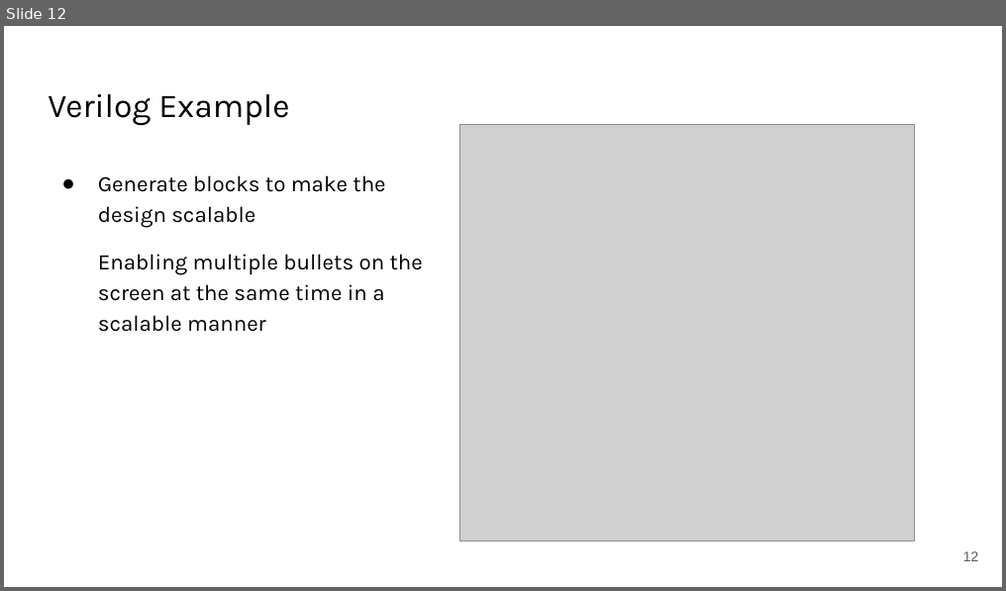
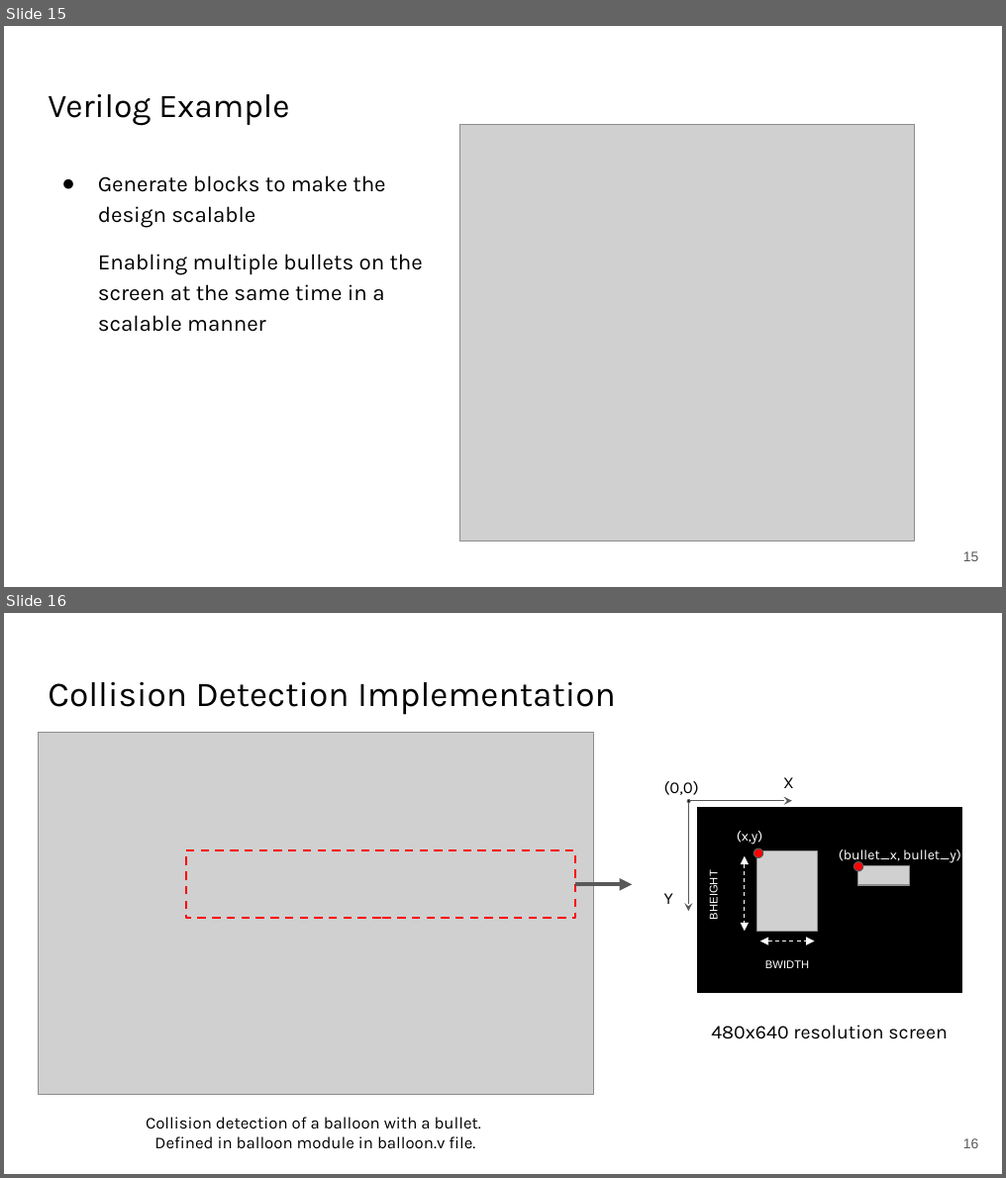
Before and after one commit to sammy17/bombs-n-balloons, a slide deck: Fried Chips_EC551_Final Project.pptx. Shown one above the other, each under a label of ours: slide 12 before the commit, slides 15 and 16 after it. The pictures are 1006x591 and 1006x1178 pixels, drawn with LibreOffice and Linux fonts; fonts in the diff are those of the drawing; grey boxes stand for pictures. Boxes give left, top, right and bottom in pixels: in the first picture for what was removed or moved away, otherwise in the second. Text is boxed around its words. In the diff, an @@ line names an element or a change of style, - is before the commit and + after.

```diff
--- a/Fried Chips_EC551_Final Project.pptx
+++ b/Fried Chips_EC551_Final Project.pptx
@@ slide 16 added at <box>4,613,1002,1174</box>, background #FFFFFF @@
@@ title added at <box>48,681,616,715</box>, 25.2 pt, text #000000 @@
+Collision Detection Implementation
@@ picture added at <box>38,733,593,1095</box> @@
@@ text added at <box>664,781,699,795</box>, 12 pt, text #000000 @@
+(0,0)
@@ text added at <box>783,777,794,788</box>, 12 pt, text #000000 @@
+X
@@ ellipse added at <box>687,799,691,803</box>, fill #000000, outline #595959 0.75 pt @@
@@ arrow added from (688, 801) to (688, 911), #595959 0.75 pt @@
@@ arrow added from (688, 801) to (792, 801), #595959 0.75 pt @@
@@ rectangle added at <box>698,808,962,992</box>, fill #000000, outline #000000 0.75 pt @@
@@ text added at <box>737,831,762,845</box>, 10 pt, text #FFFFFF @@
+(x,y)
@@ ellipse added at <box>753,849,762,858</box>, fill #FF0000, outline #595959 0.75 pt @@
@@ text added at <box>839,850,960,863</box>, 10 pt, text #FFFFFF @@
+(bullet_x, bullet_y)
@@ rectangle added at <box>185,852,576,918</box>, outline #FF0000 1.5 pt dashed @@
@@ text added at <box>707,875,719,919</box>, 8 pt, text #FFFFFF @@
+BHEIGHT
@@ double arrow added from (745, 857) to (745, 932), #FFFFFF 0.75 pt dashed @@
@@ picture added at <box>757,852,818,932</box> @@
@@ ellipse added at <box>758,852,761,857</box>, fill #FF0000, outline #595959 0.75 pt @@
@@ ellipse added at <box>854,861,863,870</box>, fill #FF0000, outline #595959 0.75 pt @@
@@ picture added at <box>858,866,909,885</box> @@
@@ arrow added from (576, 884) to (632, 884), #595959 3 pt @@
@@ text added at <box>664,893,673,904</box>, 12 pt, text #000000 @@
+Y
@@ double arrow added from (760, 942) to (814, 942), #FFFFFF 0.75 pt dashed @@
@@ text added at <box>765,960,809,968</box>, 8 pt, text #FFFFFF @@
+BWIDTH
@@ text added at <box>711,1025,946,1040</box>, 14 pt, text #000000 @@
+480x640 resolution screen
@@ text added at <box>146,1117,481,1150</box>, 12 pt, text #000000 @@
+Collision detection of a balloon with a bullet.
+Defined in balloon module in balloon.v file.
@@ page number added at <box>963,1139,979,1149</box>, 10 pt, text #595959 @@
+16
@@ what was slide 12 is now slide 15 @@
@@ page number at <box>963,552,979,562</box>: text changed @@
-12
+15
```
Also in this commit, not shown: 3 other slides added, 1 other file.
